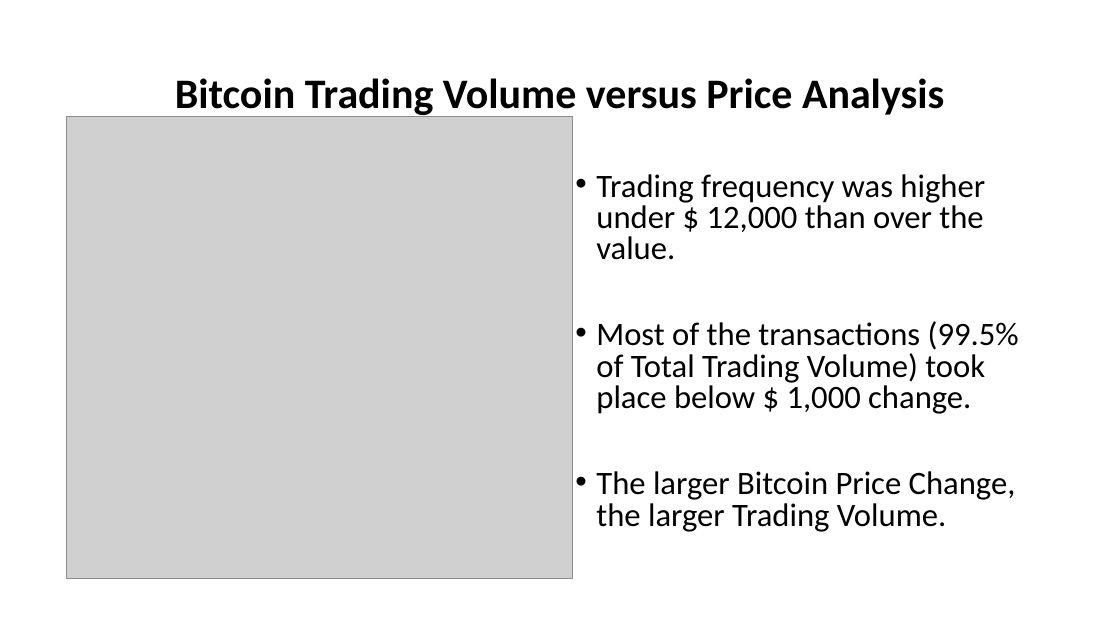
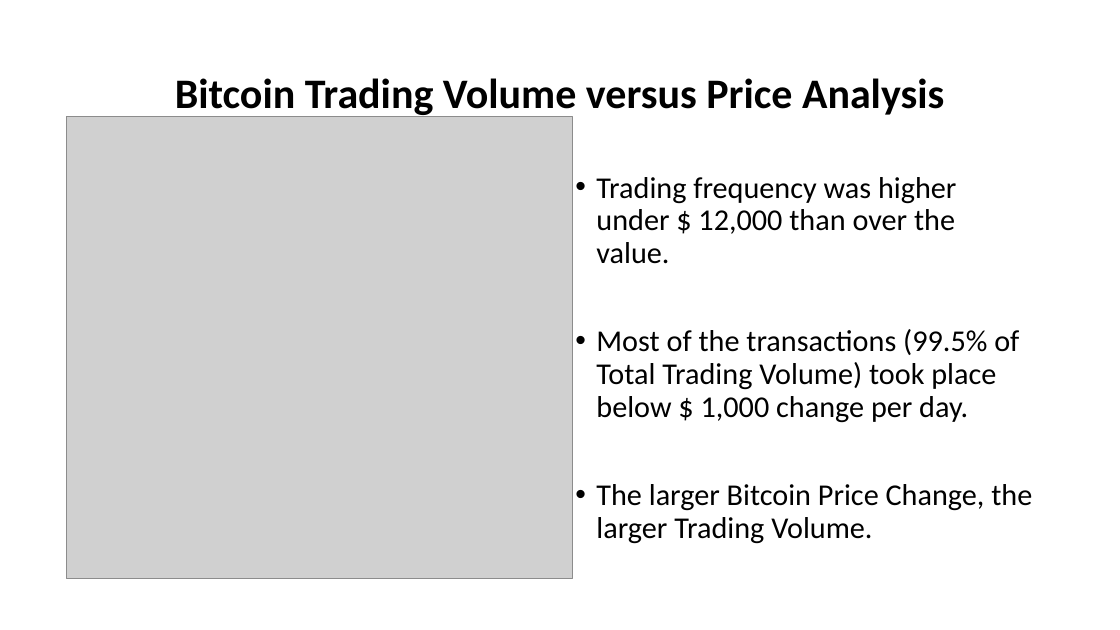
Before and after one commit to sHongJung/DBC_Team, a slide deck: slide 8 of Final/Bitcoin Slides_SH.pptx. Drawn at 1120x630 pixels with LibreOffice and Linux fonts; fonts in the diff are those of the drawing; grey boxes stand for pictures. Boxes give left, top, right and bottom in pixels: in the first picture for what was removed or moved away, otherwise in the second. Text is boxed around its words. In the diff, an @@ line names an element or a change of style, - is before the commit and + after.

```diff
--- a/Final/Bitcoin Slides_SH.pptx
+++ b/Final/Bitcoin Slides_SH.pptx
@@ text at [596,177,1032,544]: size 28 to 25.9 pt in "Trading frequency was higher under $ 12,000 ...", "The larger Bitcoin Price Change, the larger ..."; line spacing 0.8 to 0.9 @@
@@ text at [596,329,1019,423]: text changed; size 28 to 25.9 pt @@
-• Most of the transactions (99.5% of Total Trading Volume) took place below $ 1,000 change.
+• Most of the transactions (99.5% of Total Trading Volume) took place below $ 1,000 change per day.
```
Also in this commit, not shown: 1 other file.
